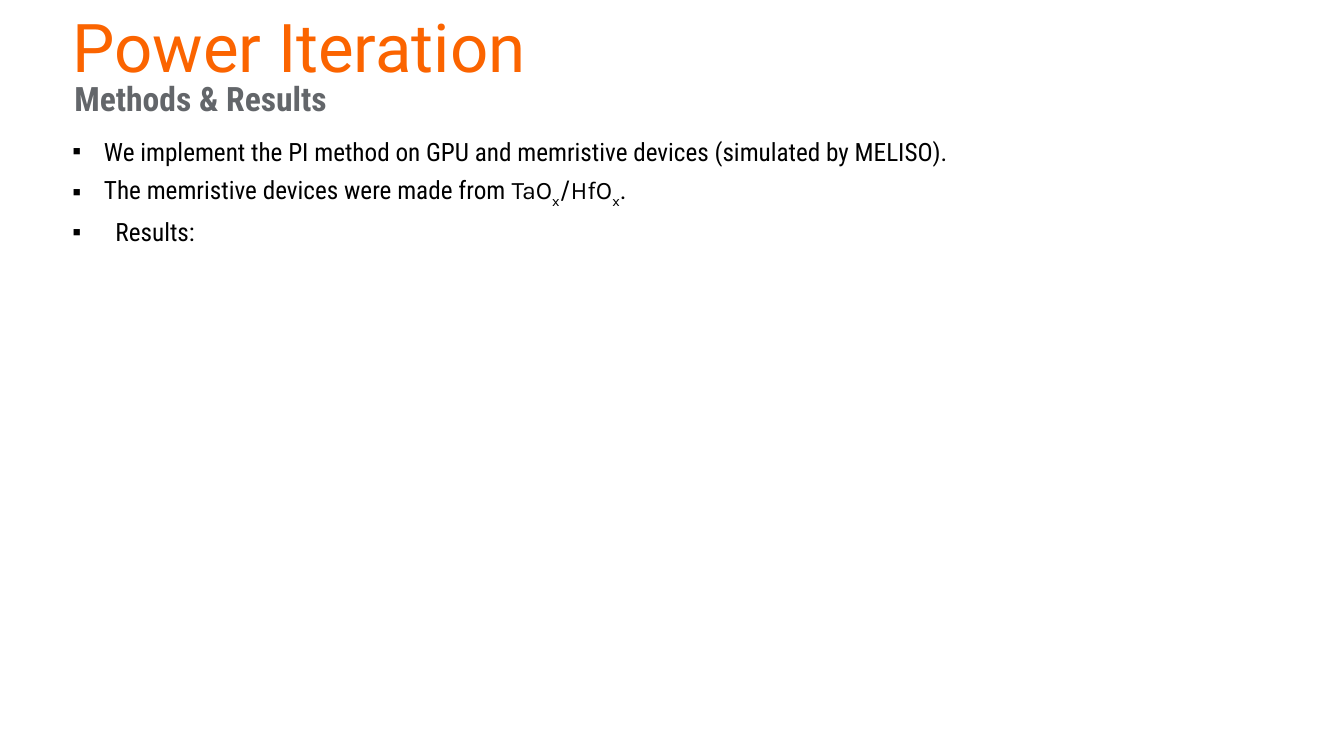
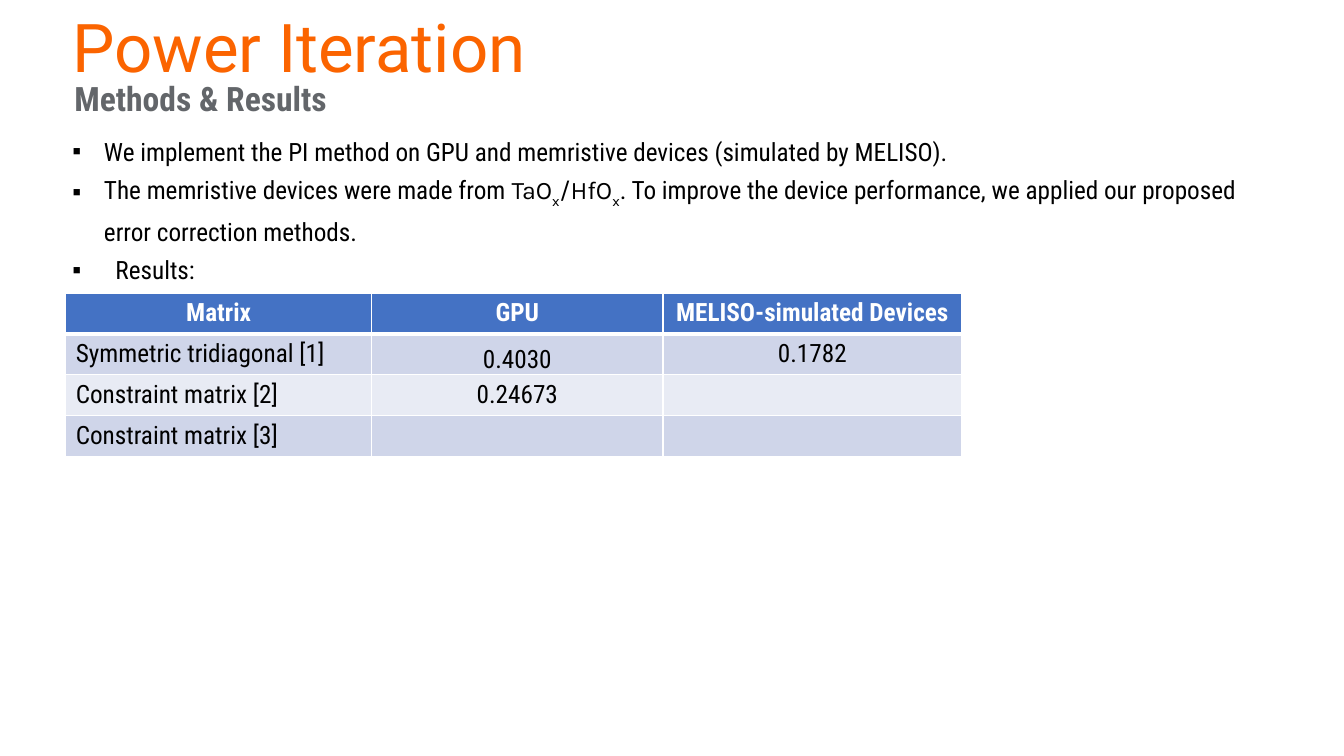
Before and after one commit to disys-lab/meliso, a slide deck: slide 4 of MELISOvsGPU.pptx. Drawn at 1344x756 pixels with LibreOffice and Linux fonts; fonts in the diff are those of the drawing; background and template pictures are left out. Boxes give left, top, right and bottom in pixels: in the first picture for what was removed or moved away, otherwise in the second. Text is boxed around its words. In the diff, an @@ line names an element or a change of style, - is before the commit and + after.

```diff
--- a/MELISOvsGPU.pptx
+++ b/MELISOvsGPU.pptx
@@ text at (104, 180, 1235, 242): text changed @@
-▪ The memristive devices were made from TaOx/HfOx.
+▪ The memristive devices were made from TaOx/HfOx. To improve the device performance, we applied our proposed error correction methods.
@@ table added at (66, 293, 961, 487), 4 rows, 3 columns @@
+Matrix | GPU | MELISO-simulated Devices
+Symmetric tridiagonal [1] | 0.4030 | 0.1782
+Constraint matrix [2] | 0.24673 | 
+Constraint matrix [3] |  | 
```
Also in this commit, not shown: 1 slide added.
